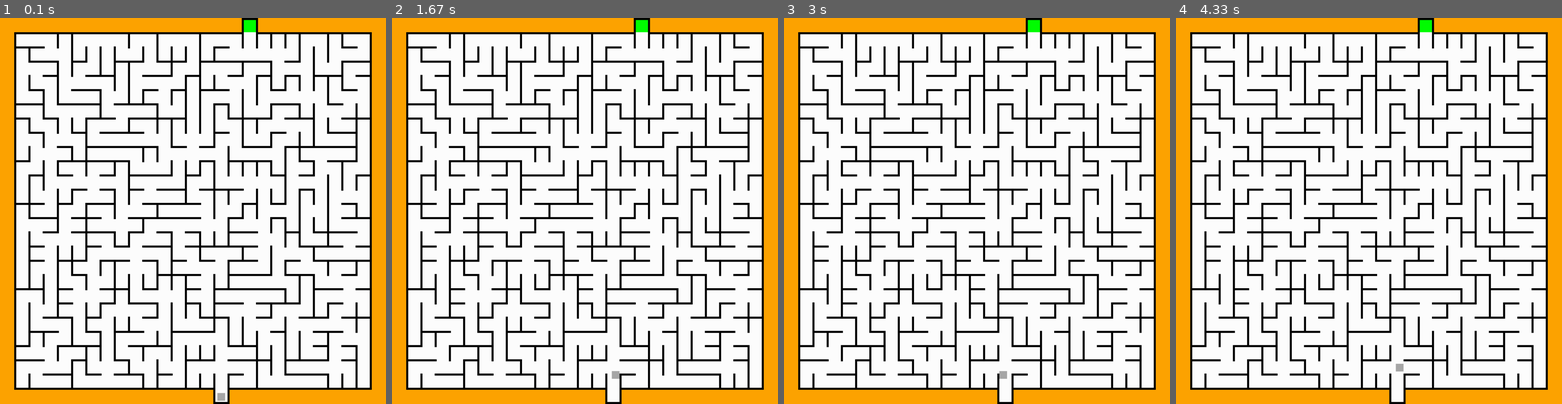
Above: before the commit, frames 1-4 (left to right).
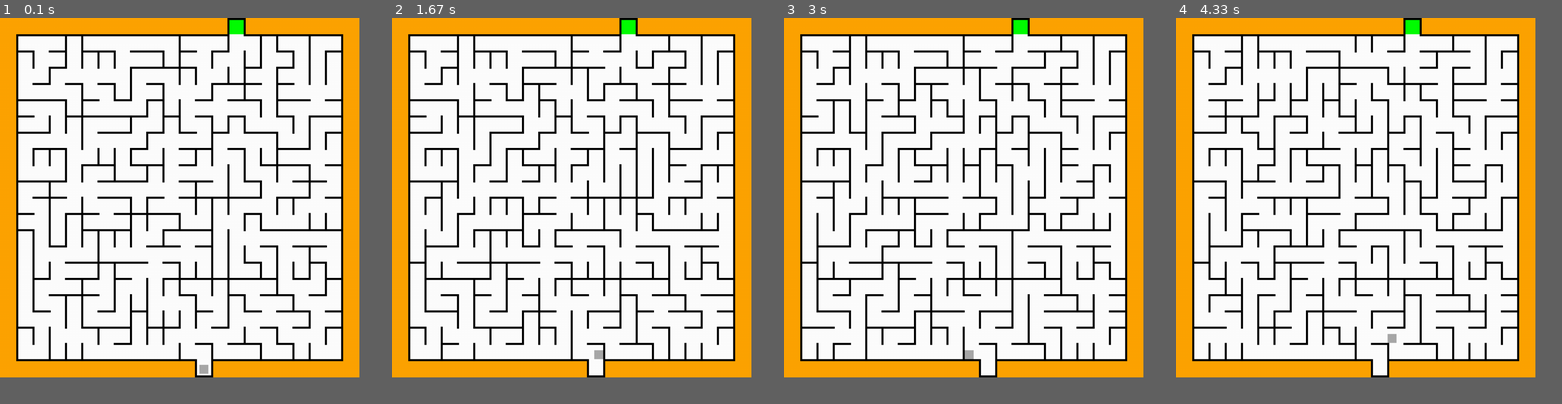
Above: after the commit, the same moments.

Repository: ZaChuChu/Pygame-Games
Game: pygame game, started from MazeGame/main.py
Same seed, same stepped clock (60 frames per second), same inputs: the game is played once before the commit and once after it.
Inputs:
- Up to frame 1 (0.1 s): no input
- Up to frame 2 (1.67 s): hold Right 0.33-0.8 s; hold Up 0.83-1.13 s
- Up to frame 3 (3 s): hold Left 1.67-2.2 s
- Up to frame 4 (4.33 s): hold Up 3-3.37 s; hold Right 3.4-4.03 s; hold Down from 4.07 s (still down)
In our replay, the window is 900x900 before the commit and 838x838 after it. These sizes can differ from the game's own. Grey fills any space a smaller window leaves; there, only what the larger window draws over its background counts as a difference.

The runs differ from the first frame. In frame 1, 35% of the frame differs, in the area x 3-97%, y 0-100%; in frame 2, 34%; in frame 3, 34%; in frame 4, 34%.

Commit message:
Added maze randomization

Diff:
--- a/MazeGame/main.py
+++ b/MazeGame/main.py
@@ -7,14 +7,14 @@
 
     wallLength = 50
     wallWidth = int(wallLength * .1)
-    rows = 25
+    rows = 20
     cols = rows
     margin = wallLength
     wallOffset = wallLength - wallWidth
     mazeHeight = wallOffset * rows + wallWidth
     mazeWidth = wallOffset * cols + wallWidth
-    if mazeHeight + 2 * margin > 1080:
-        wallLength = 1080 // (rows + 2)
+    if mazeHeight + 2 * margin > 1000:
+        wallLength = 1000 // (rows + 2)
         wallOffset = wallLength - wallWidth
         margin = wallOffset
         mazeHeight = wallOffset * rows + wallWidth
@@ -26,13 +26,14 @@
     screenHeight = mazeHeight  + 2 * margin
 
     pygame.init()
+    pygame.display.set_caption("One who enjoys moving quickly in mazes")
     screen = pygame.display.set_mode((screenWidth, screenHeight))
     clock = pygame.time.Clock()
 
     playerHeight = int((wallOffset - wallWidth) * .65)
     playerWidth = playerHeight
     playerColor = "dark grey"
-    playerSpeed = int(wallOffset * .1)
+    playerSpeed = int(wallOffset * .05)
     playerStartX = margin + wallWidth + wallOffset * maze.getEntrance() + (wallOffset - wallWidth - playerWidth) // 2
     playerStartY = margin + mazeHeight + (margin - playerHeight) // 2
 
@@ -60,6 +61,7 @@
             elif keys[pygame.K_a] or keys[pygame.K_LEFT]:
                 boxLeft -= playerSpeed
                 posChange[0] = -1
+
             if (keys[pygame.K_w] or keys[pygame.K_UP]):
                 if not keys[pygame.K_s] or keys[pygame.K_DOWN]:
                     boxTop -= playerSpeed
@@ -100,7 +102,11 @@
                     horizontalWalls.append(rect)
                 verticalWalls.append(maze.getExitHorizontal())
 
+
             player.movePlayer(posChange, [horizontalWalls, verticalWalls])
+
+            if any([val != 0 for val in posChange]):
+                maze.randomize(player.rect)
 
             if maze.winRect.contains(player.rect):
                 gameOver = True
--- a/MazeGame/maze.py
+++ b/MazeGame/maze.py
@@ -15,12 +15,13 @@
         self.width = segmentWidth + self.segmentOffset * cols
         self.height = segmentWidth + self.segmentOffset * rows
         self.background = Rect(xOffset, yOffset, self.width, self.height)
-
-        # Generate Graph
-        self.graph = MazeGraph(rows, cols)
-        self.generateMaze()
-
-    def generateMaze(self):
+        self.graph = MazeGraph(self.rows, self.cols)
+        self.startMaze()
+
+    def startMaze(self):
+        self.graph.startGraph()
+        self.lastPlayerRow = -1
+        self.lastPlayerCol = -1
         self.entranceColumn = random.randint(0, self.cols - 1)
         self.exitColumn = random.randint(0, self.cols - 1)
 
@@ -34,11 +35,11 @@
 
         self.winRect = Rect(exitLeftBorder + self.segmentWidth, self.segmentWidth, self.segmentOffset - self.segmentWidth, self.yOffset - self.segmentWidth)
         self.startRect = Rect(enterLeftBorder + self.segmentWidth,  self.height + self.yOffset, self.segmentOffset - self.segmentWidth, self.yOffset - self.segmentWidth )
+
         self.generateWalls()
 
     def generateWalls(self):
         mst = self.graph.getMST()
-
         horizontalAdjacencies = [[] for i in range(self.cols - 1)]
         verticalAdjacencies = [[] for i in range(self.rows - 1)]
         for edge in mst:
@@ -84,6 +85,19 @@
             for wallY in range(y, self.rows):
                     self.verticalWalls[i][wallY] = Rect(i * self.segmentOffset + self.xOffset, wallY * self.segmentOffset + self.yOffset, self.segmentWidth, self.segmentLength)
 
+    def randomize(self, playerRect):
+        x = (playerRect.x - self.xOffset) % self.segmentOffset
+        y = (playerRect.y - self.yOffset) % self.segmentOffset
+        if x >= self.segmentWidth and x + playerRect.width <= self.segmentOffset:
+            if y >= self.segmentWidth and y + playerRect.height <= self.segmentOffset:
+                row = (playerRect.y - self.yOffset) // self.segmentOffset
+                col = (playerRect.x - self.xOffset) // self.segmentOffset
+                if row != self.lastPlayerRow or col != self.lastPlayerCol:
+                    self.lastPlayerRow = row
+                    self.lastPlayerCol = col
+                    self.graph.randomizeGraph()
+                    self.generateWalls()
+
     def getEntrance(self):
         return self.entranceColumn
 
@@ -130,6 +144,9 @@
             verticalColStart = top // self.segmentOffset
         verticalColEnd = bottom // self.segmentOffset
 
+        verticalColStart = max(verticalColStart, 0)
+        verticalColEnd = min(verticalColEnd, self.rows - 1)
+
         verticalRowStart = max(left // self.segmentOffset, 0)
         verticalRowEnd = min(right // self.segmentOffset, self.cols)
 
@@ -139,11 +156,11 @@
             horizontalColStart = left // self.segmentOffset
         horizontalColEnd = right // self.segmentOffset
 
+        horizontalColStart = max(horizontalColStart, 0)
+        horizontalColEnd = min(horizontalColEnd, self.cols - 1)
+
         horizontalRowStart = max(top // self.segmentOffset, 0)
         horizontalRowEnd = min(bottom // self.segmentOffset, self.rows)
-
-        verticalColStart = max(verticalColStart, 0)
-        verticalColEnd = min(verticalColEnd, self.rows - 1)
 
         for row in range(verticalRowStart, verticalRowEnd + 1):
             for col in range(verticalColStart, verticalColEnd + 1):
@@ -151,9 +168,6 @@
                 if wall is not None:
                     walls.append(wall)
 
-        horizontalColStart = max(horizontalColStart, 0)
-        horizontalColEnd = min(horizontalColEnd, self.cols - 1)
-
         for row in range(horizontalRowStart, horizontalRowEnd + 1):
             for col in range(horizontalColStart, horizontalColEnd + 1):
                 wall = self.horizontalWalls[row][col]
@@ -171,6 +185,9 @@
             horizontalColStart = left // self.segmentOffset
         horizontalColEnd = right // self.segmentOffset
 
+        horizontalColStart = max(horizontalColStart, 0)
+        horizontalColEnd = min(horizontalColEnd, self.cols - 1)
+
         horizontalRowStart = max(top // self.segmentOffset, 0)
         horizontalRowEnd = min(bottom // self.segmentOffset, self.rows)
 
@@ -180,13 +197,11 @@
             verticalColStart = top // self.segmentOffset
         verticalColEnd = bottom // self.segmentOffset
 
+        verticalColStart = max(verticalColStart, 0)
+        verticalColEnd = min(verticalColEnd, self.rows - 1)
+
         verticalRowStart = max(left // self.segmentOffset, 0)
         verticalRowEnd = min(right // self.segmentOffset, self.cols)
-
-        horizontalColStart = max(horizontalColStart, 0)
-        horizontalColEnd = min(horizontalColEnd, self.cols - 1)
-        verticalColStart = max(verticalColStart, 0)
-        verticalColEnd = min(verticalColEnd, self.rows - 1)
 
         for row in range(horizontalRowStart, horizontalRowEnd + 1):
             for col in range(horizontalColStart, horizontalColEnd + 1):
--- a/MazeGame/mazeGraph.py
+++ b/MazeGame/mazeGraph.py
@@ -8,34 +8,59 @@
         self.rows = rows
         self.cols = cols
         self.nodes = [[Node(row, col) for col in range(self.cols)] for row in range(self.rows)]
-        self.generateEdges()
+        self.edgeCount = ((self.rows - 1) * self.cols + (self.cols - 1 ) * self.rows)
+        self.maxWeight = self.edgeCount * 4
 
-    def generateEdges(self):
+    def startGraph(self):
+        for row in self.nodes:
+            for node in row:
+                node.parent = node
+                node.set = [node]
+
         self.edges = []
-        edgeCount = ((self.rows - 1) * self.cols + (self.cols - 1 ) * self.rows) * 2
 
         for row in range(self.rows):
             for col in range(self.cols - 1):
-                self.edges.append(Edge([row, col], [row, col + 1], random.randint(1, edgeCount * 3)))
+                self.edges.append(Edge([row, col], [row, col + 1], random.randint(1, self.maxWeight)))
 
         for col in range(self.cols):
             for row in range(self.rows - 1):
-                self.edges.append(Edge([row, col], [row + 1, col], random.randint(1, edgeCount * 3)))
+                self.edges.append(Edge([row, col], [row + 1, col], random.randint(1, self.maxWeight)))
 
         self.edges.sort()
 
-    def getMST(self):
-        mst = []
+        self.generateMST()
+
+    def generateMST(self):
+        self.mst = []
         i = 0
-        counted = 0
-
         while len(self.nodes[0][0].parent.set) < (self.rows * self.cols):
             edge = self.edges[i]
             y1, x1 = edge.node1
             y2, x2 = edge.node2
             if self.nodes[y1][x1].union(self.nodes[y2][x2]):
-                mst.append(edge)
+                self.mst.append(edge)
             i += 1
 
-        mst.sort(key=cmp_to_key(mstSort))
-        return mst
+        self.mst.sort(key=cmp_to_key(mstSort))
+
+    def getMST(self):
+        return self.mst
+
+    def randomizeGraph(self):
+        for row in self.nodes:
+            for node in row:
+                node.parent = node
+                node.set = [node]
+
+        random.shuffle(self.mst)
+
+        lowerPercent = .05
+        upperPercent = .08
+
+        for edge in self.mst[:random.randint(int(self.edgeCount * lowerPercent), int(self.edgeCount * upperPercent))]:
+            edge.weight = random.randint(1, self.maxWeight)
+
+        self.edges.sort()
+
+        self.generateMST()
